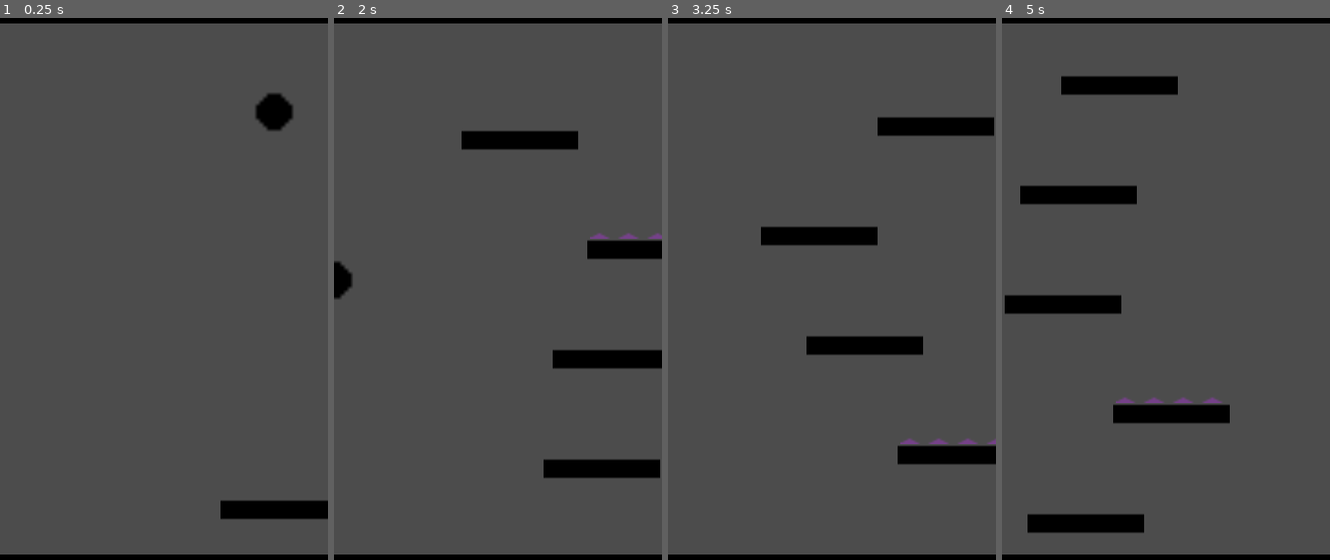
Above: before the commit, frames 1-4 (left to right).
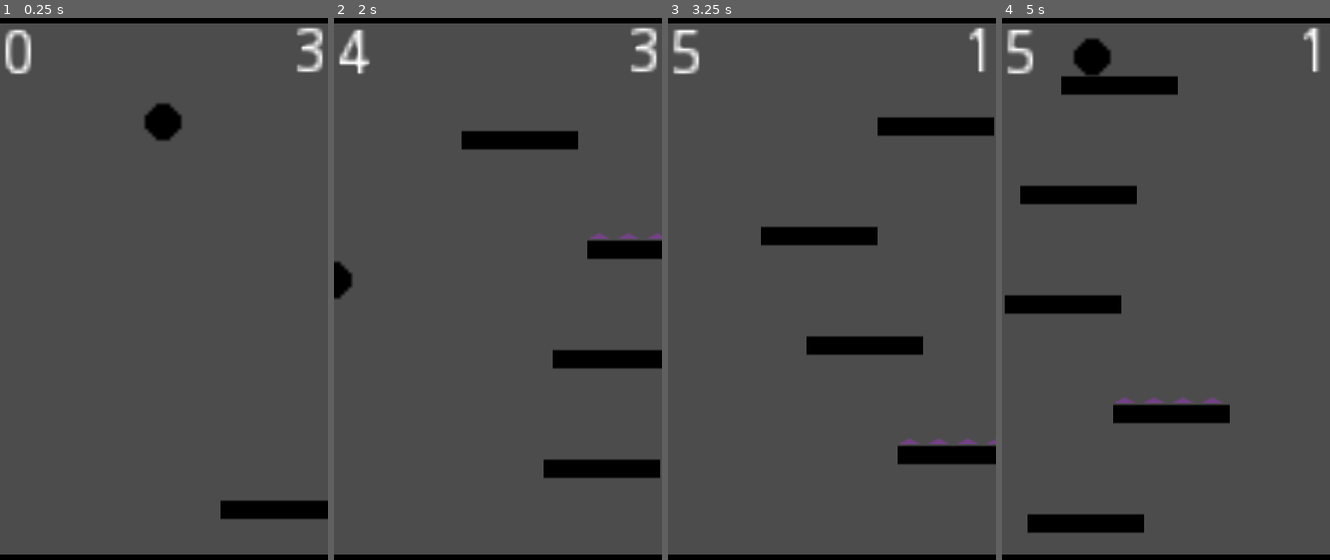
Above: after the commit, the same moments.

Repository: fralcalde/RapidRoll
Game: Godot game, scene res://Scenes/Main.tscn
Same seed, same stepped clock (60 frames per second), same inputs: the game is played once before the commit and once after it. This scene is started directly instead of the project's main scene.
Inputs:
- Up to frame 1 (0.25 s): no input
- Up to frame 2 (2 s): hold Right (ui_right) 0.53-1.28 s; hold Left (ui_left) from 1.28 s (still down)
- Up to frame 3 (3.25 s): release Left (ui_left) at 2.03 s; hold Right (ui_right) from 2.03 s (still down)
- Up to frame 4 (5 s): release Right (ui_right) at 3.53 s; hold Left (ui_left) from 3.53 s (still down)

The runs differ from the first frame. In frame 1, 2.1% of the frame differs, in the area x 1-99%, y 1-23%; in frame 2, 0.8%; in frame 3, 0.6%; in frame 4, 1.3%.

Commit message:
Creamos el Hud dentro del Game, la lógica de vidas y Score

Diff:
--- /dev/null
+++ b/Scenes/Game.tscn
@@ -0,0 +1,46 @@
+[gd_scene load_steps=5 format=2]
+
+[ext_resource path="res://Scripts/Game.gd" type="Script" id=1]
+[ext_resource path="res://Scenes/Piso.tscn" type="PackedScene" id=2]
+[ext_resource path="res://Scenes/Techo.tscn" type="PackedScene" id=3]
+[ext_resource path="res://Scenes/PlatformsSpawner.tscn" type="PackedScene" id=4]
+
+[node name="Game" type="Node2D"]
+script = ExtResource( 1 )
+
+[node name="Timer_Score" type="Timer" parent="."]
+wait_time = 0.5
+autostart = true
+
+[node name="Spawn_Position" type="Position2D" parent="."]
+
+[node name="Timer_Spawn" type="Timer" parent="."]
+wait_time = 2.0
+one_shot = true
+
+[node name="Piso" parent="." instance=ExtResource( 2 )]
+
+[node name="Techo" parent="." instance=ExtResource( 3 )]
+
+[node name="PlatformsSpawner" parent="." instance=ExtResource( 4 )]
+
+[node name="Score" type="CanvasLayer" parent="."]
+
+[node name="RichTextLabel" type="RichTextLabel" parent="Score"]
+margin_top = 33.0
+margin_right = 40.0
+margin_bottom = 73.0
+rect_scale = Vector2( 5, 5 )
+
+[node name="vidas" type="CanvasLayer" parent="."]
+
+[node name="RichTextLabel" type="RichTextLabel" parent="vidas"]
+anchor_left = 1.0
+anchor_right = 1.0
+margin_left = -40.0
+margin_top = 31.0
+margin_bottom = 71.0
+rect_scale = Vector2( 5, 5 )
+
+[connection signal="timeout" from="Timer_Score" to="." method="_on_Timer_timeout"]
+[connection signal="timeout" from="Timer_Spawn" to="." method="_on_Timer_Spawn_timeout"]
--- /dev/null
+++ b/Scenes/Hud.tscn
@@ -0,0 +1,26 @@
+[gd_scene format=2]
+
+[node name="Hud" type="Control"]
+anchor_right = 1.0
+anchor_bottom = 1.0
+
+[node name="Score" type="Label" parent="."]
+anchor_left = 0.114
+anchor_top = 0.01
+anchor_right = 0.29
+anchor_bottom = 0.045
+margin_left = -0.0800018
+margin_top = 0.199999
+margin_right = 0.199982
+margin_bottom = 1.4
+
+[node name="Vidas" type="Label" parent="."]
+anchor_left = 0.854
+anchor_top = 0.014
+anchor_right = 0.933
+anchor_bottom = 0.037
+margin_left = 0.119995
+margin_top = 0.0799999
+margin_right = 0.23999
+margin_bottom = 0.639999
+text = "aisuh diklasd"
--- a/Scenes/Main.tscn
+++ b/Scenes/Main.tscn
@@ -1,46 +1,8 @@
-[gd_scene load_steps=7 format=2]
+[gd_scene load_steps=2 format=2]
 
-[ext_resource path="res://Scenes/Player.tscn" type="PackedScene" id=1]
-[ext_resource path="res://Scenes/PlatformsSpawner.tscn" type="PackedScene" id=2]
-[ext_resource path="res://Scripts/HitBox.gd" type="Script" id=3]
-[ext_resource path="res://Imagenes/Techo.png" type="Texture" id=4]
-[ext_resource path="res://Scripts/Piso.gd" type="Script" id=5]
-
-[sub_resource type="RectangleShape2D" id=1]
-extents = Vector2( 360, 16 )
+[ext_resource path="res://Scenes/Game.tscn" type="PackedScene" id=6]
 
 [node name="Main" type="Node2D"]
 position = Vector2( -1, 0 )
 
-[node name="Player" parent="." instance=ExtResource( 1 )]
-position = Vector2( 302, 119 )
-
-[node name="PlatformsSpawner" parent="." instance=ExtResource( 2 )]
-
-[node name="Techo" type="Sprite" parent="."]
-position = Vector2( 360, 16 )
-texture = ExtResource( 4 )
-__meta__ = {
-"_edit_group_": true
-}
-
-[node name="HitBox" type="Area2D" parent="Techo"]
-script = ExtResource( 3 )
-
-[node name="CollisionShape2D" type="CollisionShape2D" parent="Techo/HitBox"]
-shape = SubResource( 1 )
-
-[node name="Piso" type="Sprite" parent="."]
-position = Vector2( 358, 630 )
-z_index = 1
-texture = ExtResource( 4 )
-script = ExtResource( 5 )
-__meta__ = {
-"_edit_group_": true
-}
-
-[node name="HitBox" type="Area2D" parent="Piso"]
-script = ExtResource( 3 )
-
-[node name="CollisionShape2D" type="CollisionShape2D" parent="Piso/HitBox"]
-shape = SubResource( 1 )
+[node name="Game" parent="." instance=ExtResource( 6 )]
--- /dev/null
+++ b/Scenes/Piso.tscn
@@ -0,0 +1,23 @@
+[gd_scene load_steps=5 format=2]
+
+[ext_resource path="res://Scripts/HitBox.gd" type="Script" id=1]
+[ext_resource path="res://Scripts/Piso.gd" type="Script" id=2]
+[ext_resource path="res://Imagenes/Techo.png" type="Texture" id=3]
+
+[sub_resource type="RectangleShape2D" id=1]
+extents = Vector2( 360, 16 )
+
+[node name="Piso" type="Sprite"]
+position = Vector2( 358, 630 )
+z_index = 1
+texture = ExtResource( 3 )
+script = ExtResource( 2 )
+__meta__ = {
+"_edit_group_": true
+}
+
+[node name="HitBox" type="Area2D" parent="."]
+script = ExtResource( 1 )
+
+[node name="CollisionShape2D" type="CollisionShape2D" parent="HitBox"]
+shape = SubResource( 1 )
--- /dev/null
+++ b/Scenes/Techo.tscn
@@ -0,0 +1,20 @@
+[gd_scene load_steps=4 format=2]
+
+[ext_resource path="res://Scripts/HitBox.gd" type="Script" id=1]
+[ext_resource path="res://Imagenes/Techo.png" type="Texture" id=2]
+
+[sub_resource type="RectangleShape2D" id=1]
+extents = Vector2( 360, 16 )
+
+[node name="Techo" type="Sprite"]
+position = Vector2( 360, 16 )
+texture = ExtResource( 2 )
+__meta__ = {
+"_edit_group_": true
+}
+
+[node name="HitBox" type="Area2D" parent="."]
+script = ExtResource( 1 )
+
+[node name="CollisionShape2D" type="CollisionShape2D" parent="HitBox"]
+shape = SubResource( 1 )
--- /dev/null
+++ b/Scripts/Game.gd
@@ -0,0 +1,53 @@
+extends Node2D
+
+export var vidas = 3
+
+var player_scene = preload("res://Scenes/Player.tscn") #se carga en memoria
+onready var aceleracion = 1
+
+
+onready var spawn_position = $Spawn_Position
+onready var score = 0
+onready var timer_score = $Timer_Score
+onready var timer_spawn = $Timer_Spawn
+onready var hud_score = $Score/RichTextLabel
+onready var hud_vidas = $vidas/RichTextLabel
+
+
+
+func _ready():
+	hud_score.text = "0"
+	hud_vidas.text = str(vidas)
+	spawn_position.position.x = get_viewport().size.x / 2
+	spawn_position.position.y = 130
+	_spawn_player()
+
+func _spawn_player():
+	var player = player_scene.instance()
+	player.position = spawn_position.position
+	add_child(player)
+	player.connect("player_died", self, "_on_player_died")
+
+
+func _on_player_died():
+	vidas = vidas -1
+	if vidas > 0:
+		timer_spawn.start()
+		timer_score.stop()
+	elif vidas <= 0:
+		timer_score.stop()
+		print("Game Over")
+
+	hud_vidas.text = str(vidas)
+	#print("vidas", vidas)
+
+func _on_Timer_timeout():
+	score += 1
+	hud_score.text = str(score)
+	#print(score)
+
+func _on_Timer_Spawn_timeout():
+	_spawn_player()
+	timer_score.start()
+
+	pass # Replace with function body.
--- a/Scripts/Player.gd
+++ b/Scripts/Player.gd
@@ -9,7 +9,7 @@
 var tamano_pantalla
 var muerte_fuera_de_pantalla
 
-
+signal player_died
 
 func _ready():
 	tamano_pantalla = get_viewport_rect().size.x
@@ -31,4 +31,5 @@
 		position.x = 0
 
 func take_damage():
+	emit_signal("player_died")
 	queue_free()
Binary file added: Imagenes/Vidas.png
Not shown, added: Imagenes/Vidas.png.import
